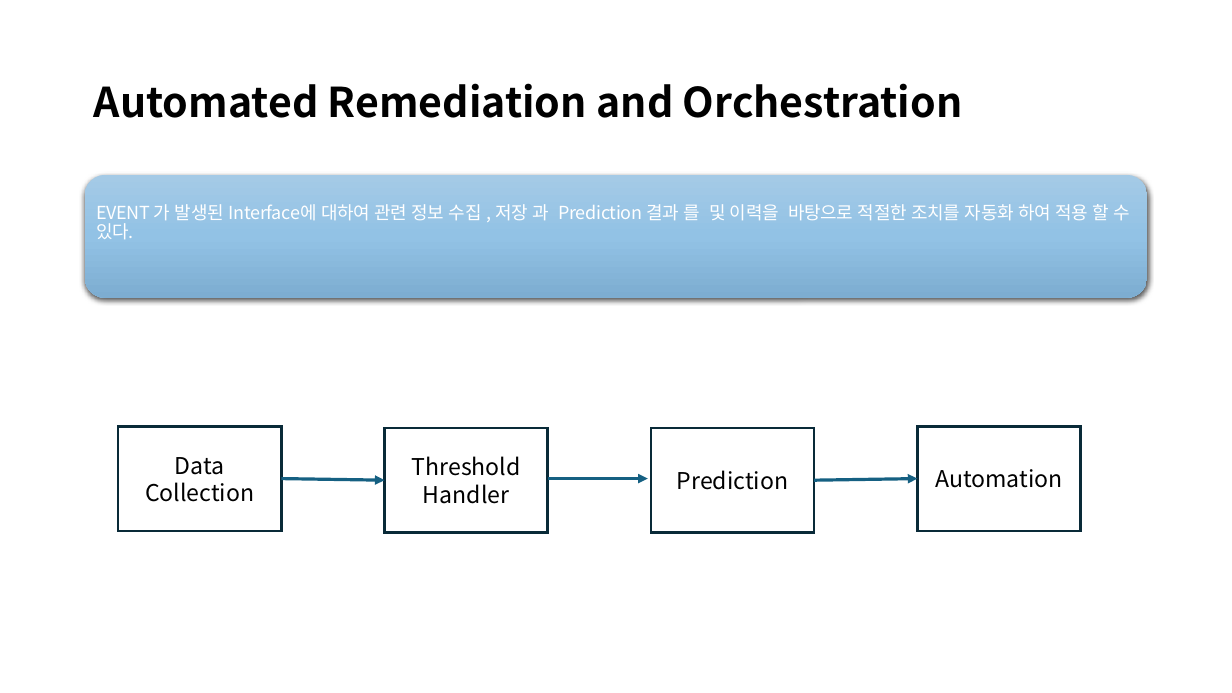
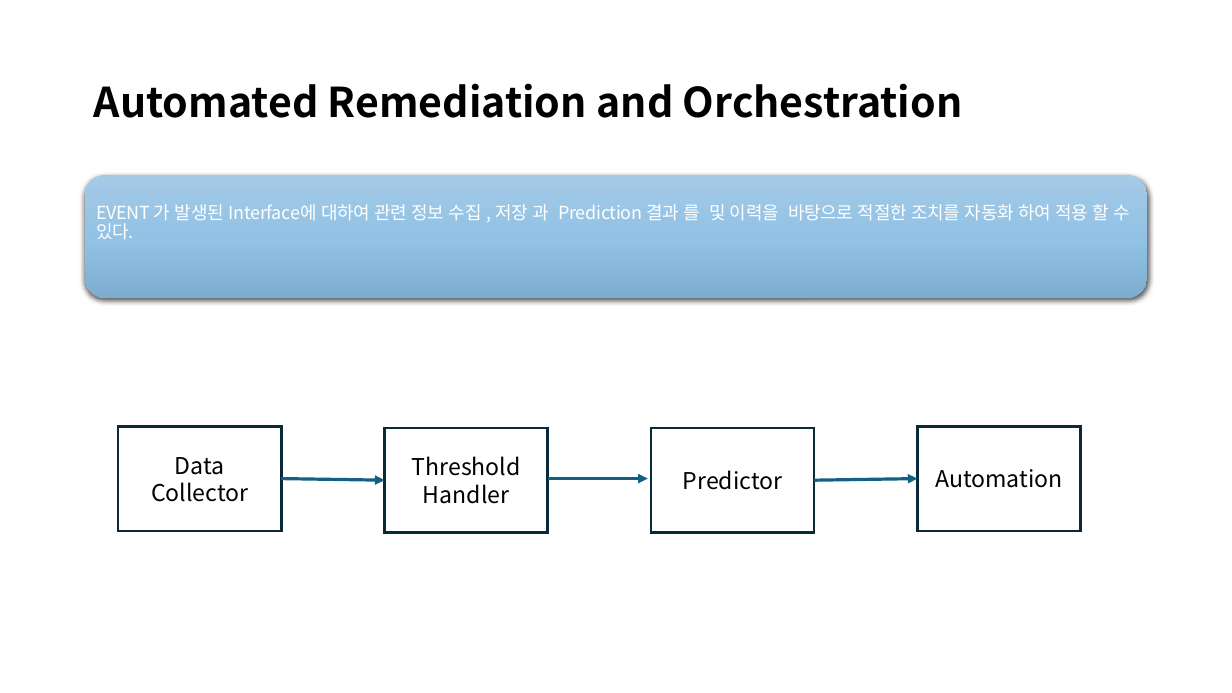
Before and after one commit to jaehun-jang/AI-ML, a slide deck: slide 9 of AIOPS/AIOPS For Transceiver Monitoring.pptx. Drawn at 1232x693 pixels with LibreOffice and Linux fonts; fonts in the diff are those of the drawing. Boxes give left, top, right and bottom in pixels: in the first picture for what was removed or moved away, otherwise in the second. Text is boxed around its words. In the diff, an @@ line names an element or a change of style, - is before the commit and + after.

```diff
--- a/AIOPS/AIOPS For Transceiver Monitoring.pptx
+++ b/AIOPS/AIOPS For Transceiver Monitoring.pptx
@@ text in rectangle at [151, 457, 248, 502]: text changed @@
-Data Collection
+Data Collector
@@ text in rectangle at [683, 470, 783, 490]: text changed @@
-Prediction
+Predictor
```
Also in this commit, not shown: 7 other slides changed, 4 other files.
